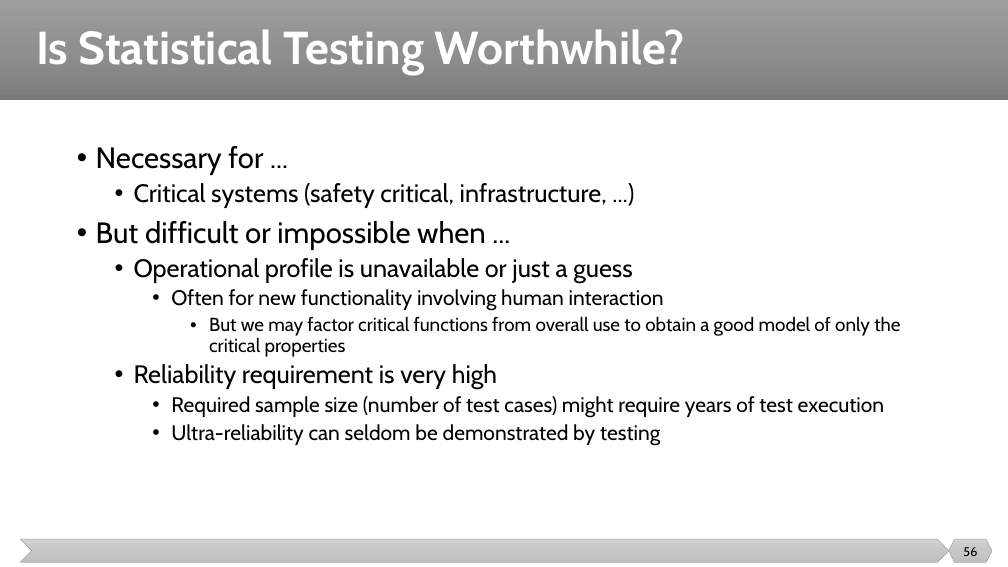
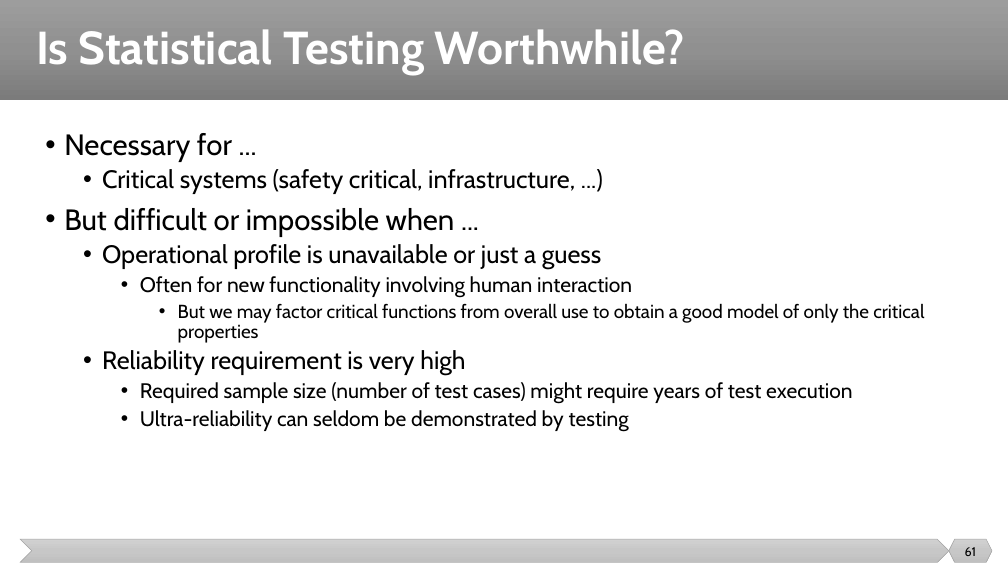
Before and after one commit to malenezi/malenezi, a slide deck: slide 61 of SE401/Lectures/8-Integration, System and Regression Testing/System Testing.pptx (slide 56 before the commit). Drawn at 1008x567 pixels with LibreOffice and Linux fonts; fonts in the diff are those of the drawing. Boxes give left, top, right and bottom in pixels: in the first picture for what was removed or moved away, otherwise in the second. Text is boxed around its words. In the diff, an @@ line names an element or a change of style, - is before the commit and + after.

```diff
--- a/SE401/Lectures/8-Integration, System and Regression Testing/System Testing.pptx
+++ b/SE401/Lectures/8-Integration, System and Regression Testing/System Testing.pptx
@@ text "Necessary for ..." rewrapped from <box>96,146,900,446</box> to <box>64,133,924,432</box> @@
@@ page number at <box>965,547,977,556</box>: text changed @@
-56
+61
```
Also in this commit, not shown: 1 other slide changed, 6 slides added, 1 slide removed.
